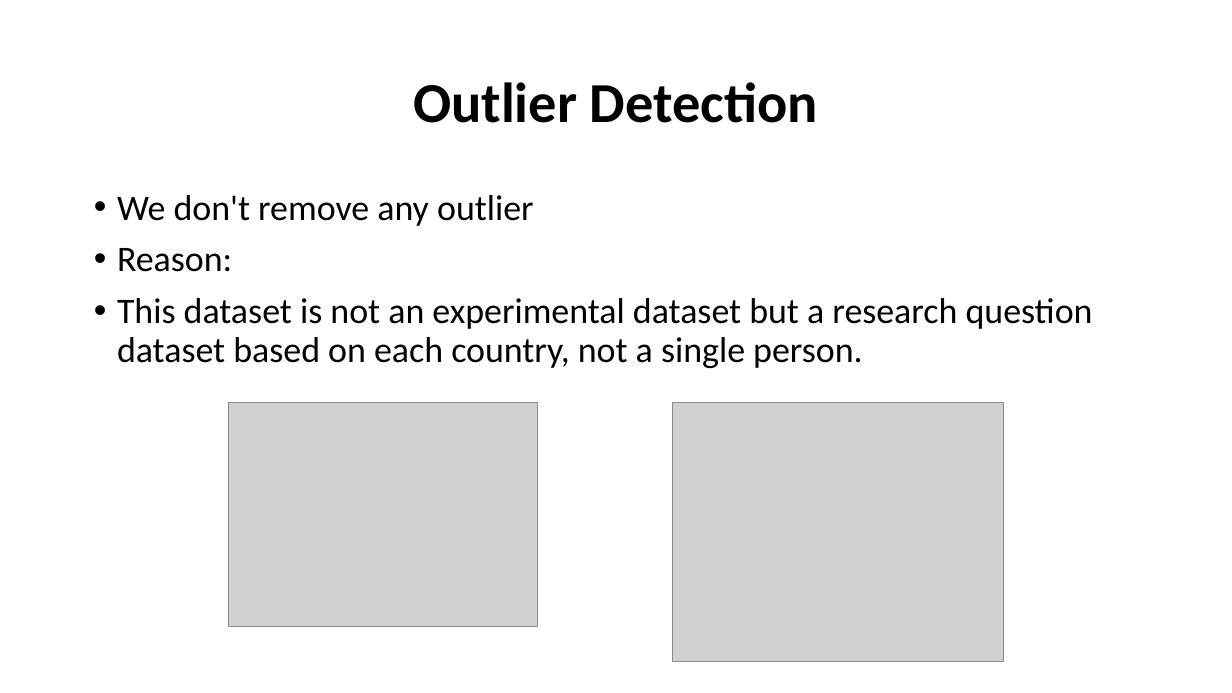
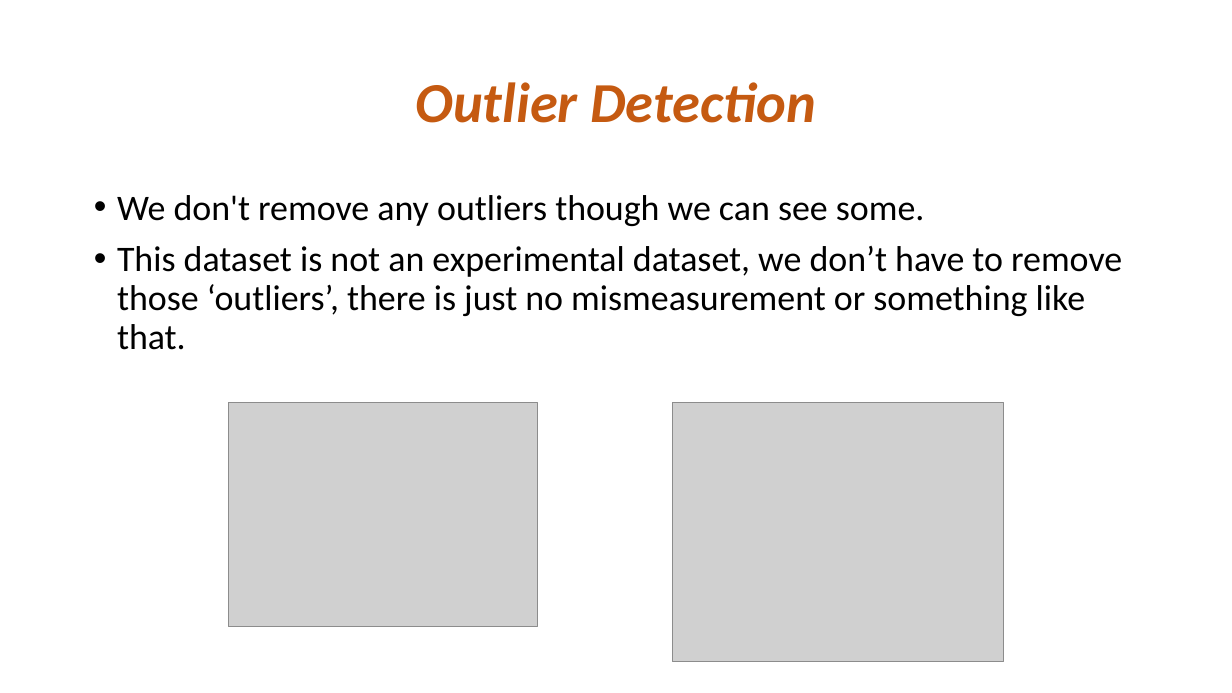
Before and after one commit to wqx13579/Happiness, a slide deck: slide 10 of Final_presentation.pptx. Drawn at 1232x693 pixels with LibreOffice and Linux fonts; fonts in the diff are those of the drawing; grey boxes stand for pictures. Boxes give left, top, right and bottom in pixels: in the first picture for what was removed or moved away, otherwise in the second. Text is boxed around its words. In the diff, an @@ line names an element or a change of style, - is before the commit and + after.

```diff
--- a/Final_presentation.pptx
+++ b/Final_presentation.pptx
@@ title "Outlier Detection" at [415, 82, 815, 123]: text colour #000000 to #C55A11, italic on @@
@@ text at [117, 195, 1122, 350]: text changed @@
-• We don't remove any outlier
-• Reason:
-• This dataset is not an experimental dataset but a research question dataset based on each country, not a single person.
+• We don't remove any outliers though we can see some.
+• This dataset is not an experimental dataset, we don’t have to remove those ‘outliers’, there is just no mismeasurement or something like that.
```
Also in this commit, not shown: 13 other slides changed, 2 slides added, 3 other files.
